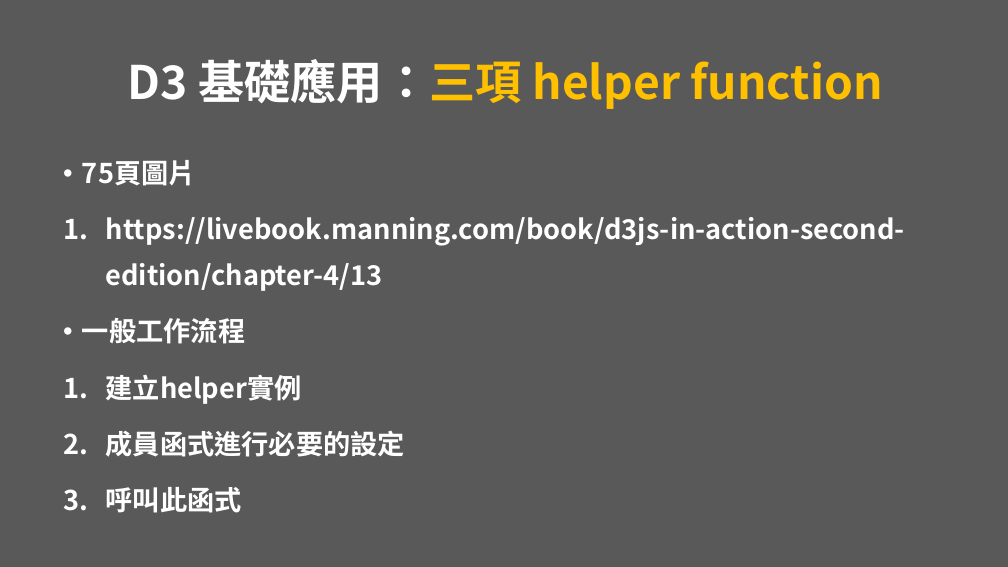
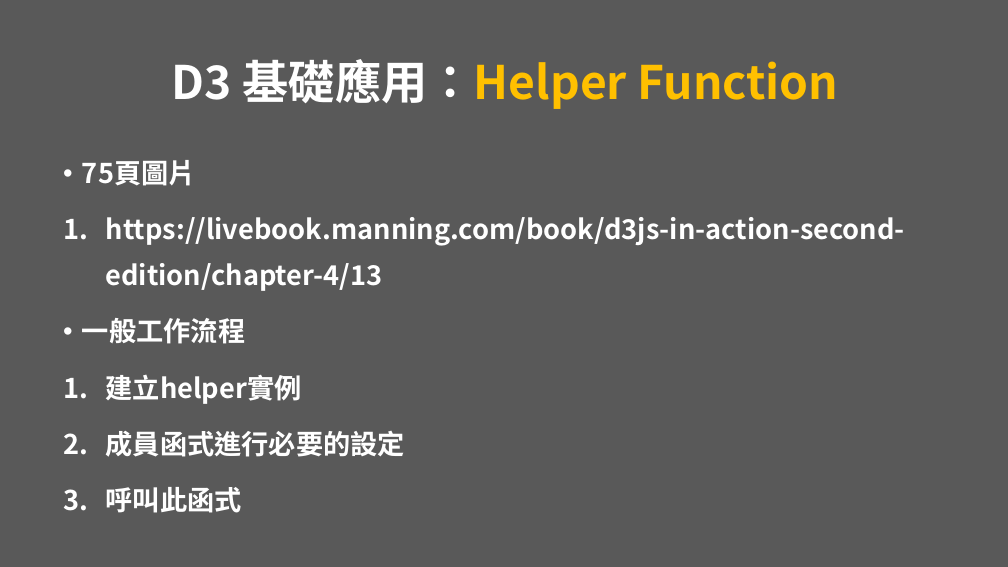
Before and after one commit to vezona/D3.js_Demo, a slide deck: slide 30 of PPT/D3.js presentation.pptx (slide 29 before the commit). Drawn at 1008x567 pixels with LibreOffice and Linux fonts; fonts in the diff are those of the drawing. Boxes give left, top, right and bottom in pixels: in the first picture for what was removed or moved away, otherwise in the second. Text is boxed around its words. In the diff, an @@ line names an element or a change of style, - is before the commit and + after.

```diff
--- a/PPT/D3.js presentation.pptx
+++ b/PPT/D3.js presentation.pptx
@@ title at <box>172,59,839,109</box>: text changed @@
-D3 基礎應用：三項 helper function
+D3 基礎應用：Helper Function
```
Also in this commit, not shown: 26 other slides changed, 5 slides added, 4 slides removed, 17 other files.
